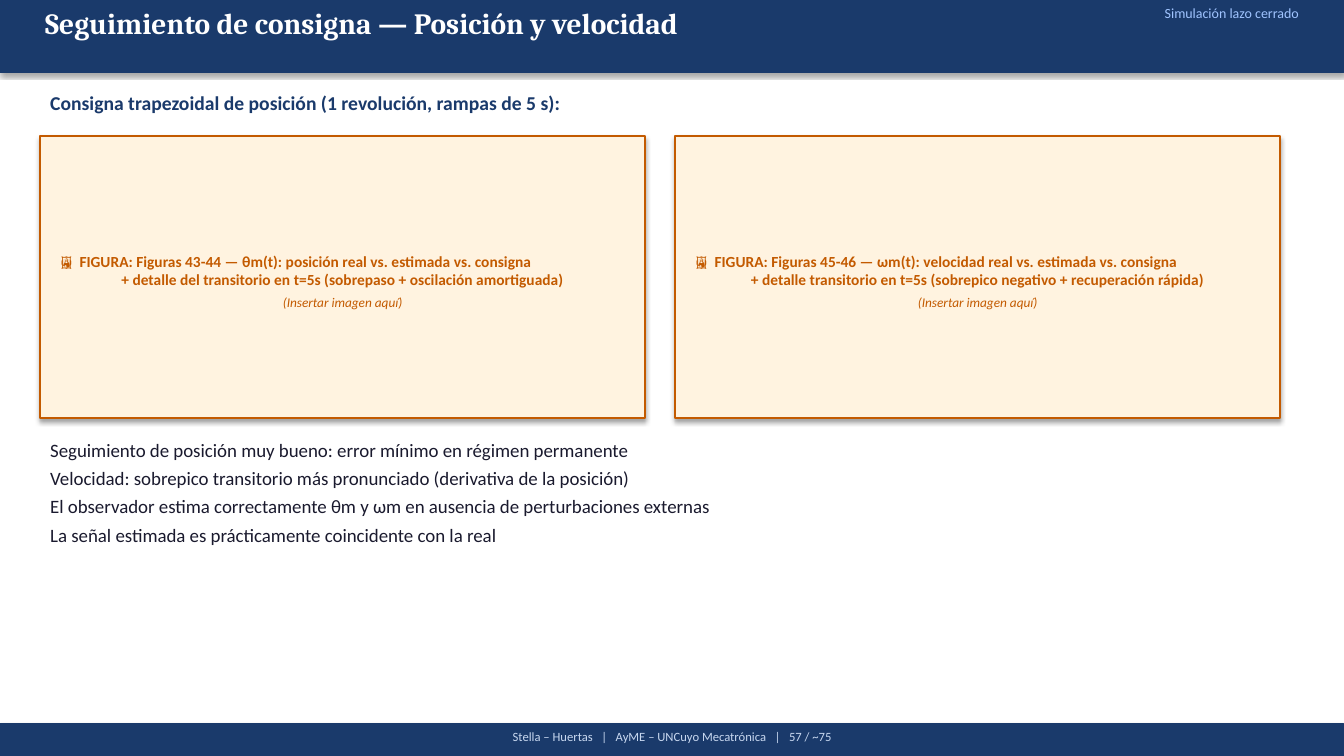
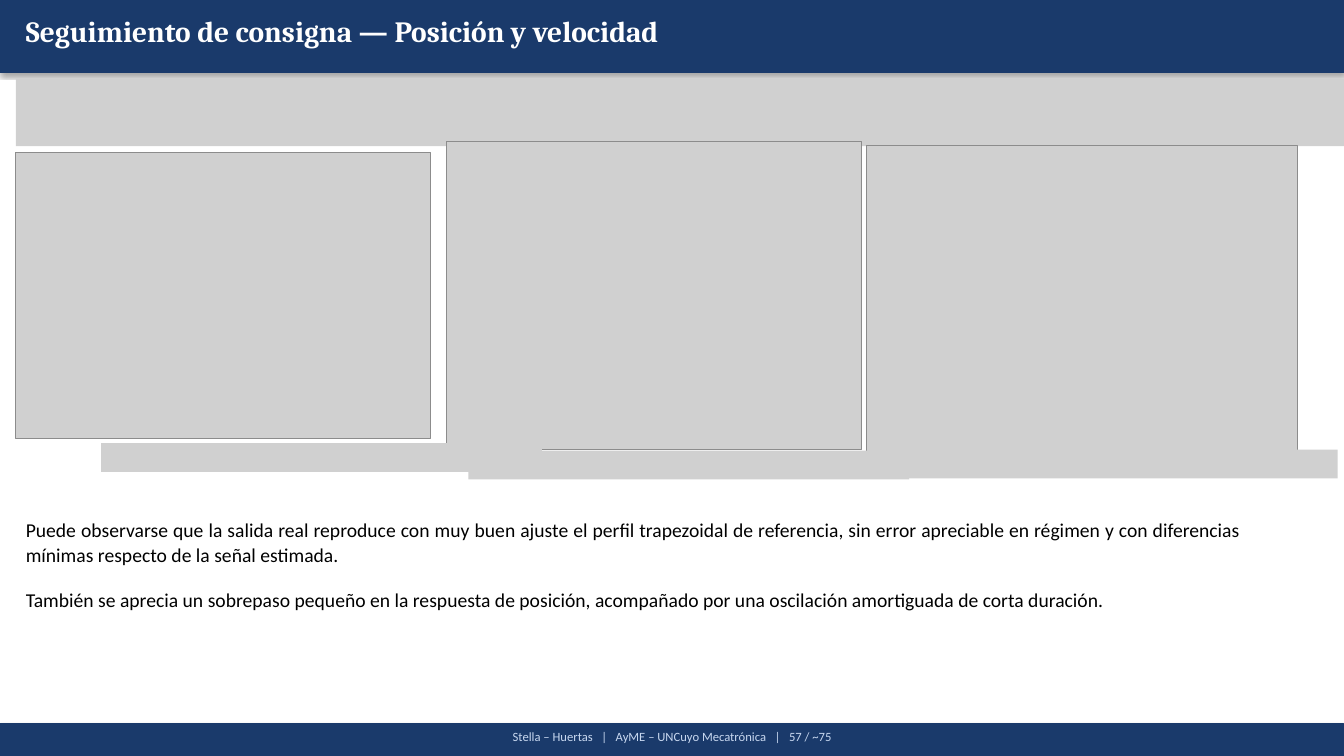
Before and after one commit to Juan-Stella/Automatica-y-maquinas-electricas-final, a slide deck: slide 74 of Presentación/AyME_Stella_Huertas_Presentacion1.pptx (slide 72 before the commit). Drawn at 1344x756 pixels with LibreOffice and Linux fonts; fonts in the diff are those of the drawing; grey boxes stand for pictures. Boxes give left, top, right and bottom in pixels: in the first picture for what was removed or moved away, otherwise in the second. Text is boxed around its words. In the diff, an @@ line names an element or a change of style, - is before the commit and + after.

```diff
--- a/Presentación/AyME_Stella_Huertas_Presentacion1.pptx
+++ b/Presentación/AyME_Stella_Huertas_Presentacion1.pptx
@@ text "Seguimiento de consigna — Posición ..." moved from (x1=45, y1=13, x2=677, y2=40) to (x1=26, y1=21, x2=658, y2=49) @@
@@ text removed at (x1=1165, y1=8, x2=1299, y2=18) @@
-Simulación lazo cerrado
@@ picture added at (x1=16, y1=79, x2=1344, y2=146) @@
@@ text removed at (x1=50, y1=95, x2=560, y2=114) @@
-Consigna trapezoidal de posición (1 revolución, rampas de 5 s):
@@ rectangle removed at (x1=40, y1=136, x2=645, y2=418) @@
@@ picture added at (x1=447, y1=141, x2=861, y2=449) @@
@@ rectangle removed at (x1=676, y1=136, x2=1280, y2=418) @@
@@ picture added at (x1=867, y1=146, x2=1298, y2=454) @@
@@ picture added at (x1=16, y1=152, x2=431, y2=439) @@
@@ text removed at (x1=80, y1=255, x2=563, y2=288) @@
-🖼 FIGURA: Figuras 43-44 — θm(t): posición real vs. estimada vs. consigna
-+ detalle del transitorio en t=5s (sobrepaso + oscilación amortiguada)
@@ text removed at (x1=715, y1=255, x2=1204, y2=288) @@
-🖼 FIGURA: Figuras 45-46 — ωm(t): velocidad real vs. estimada vs. consigna
-+ detalle transitorio en t=5s (sobrepico negativo + recuperación rápida)
@@ text removed at (x1=283, y1=297, x2=403, y2=310) @@
-(Insertar imagen aquí)
@@ text removed at (x1=918, y1=297, x2=1038, y2=310) @@
-(Insertar imagen aquí)
@@ text removed at (x1=50, y1=444, x2=710, y2=545) @@
-Seguimiento de posición muy bueno: error mínimo en régimen permanente
-Velocidad: sobrepico transitorio más pronunciado (derivativa de la posición)
-El observador estima correctamente θm y ωm en ausencia de perturbaciones externas
-La señal estimada es prácticamente coincidente con la real
@@ picture added at (x1=101, y1=444, x2=541, y2=473) @@
@@ picture added at (x1=469, y1=451, x2=909, y2=480) @@
@@ picture added at (x1=897, y1=450, x2=1338, y2=479) @@
@@ text added at (x1=26, y1=523, x2=1240, y2=611), 14 pt, text #000000 @@
+Puede observarse que la salida real reproduce con muy buen ajuste el perfil trapezoidal de referencia, sin error apreciable en régimen y con diferencias mínimas respecto de la señal estimada.
+También se aprecia un sobrepaso pequeño en la respuesta de posición, acompañado por una oscilación amortiguada de corta duración.
```
Also in this commit, not shown: 6 other slides changed, 11 slides added, 4 slides removed, 1 other file.
